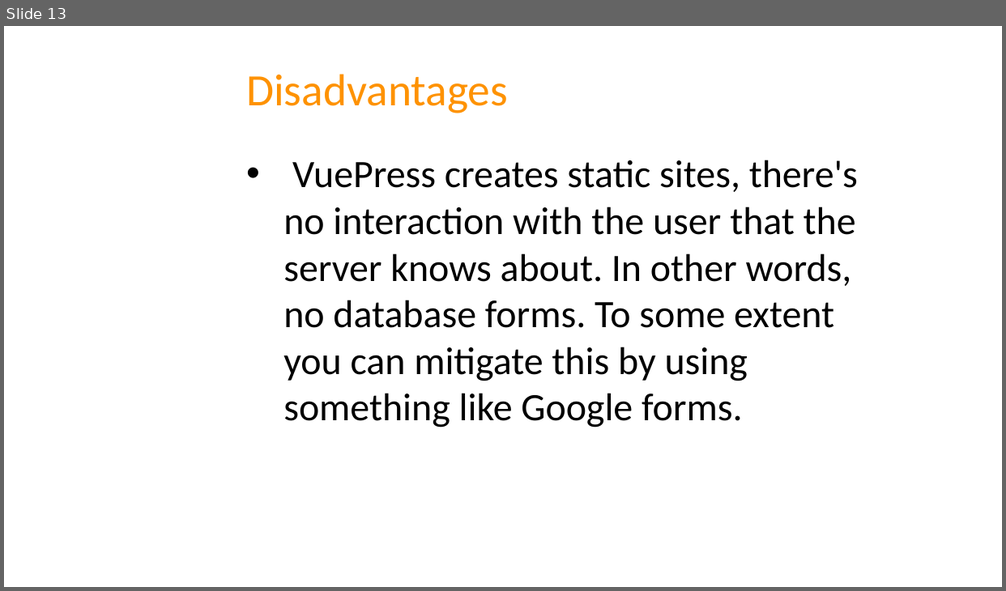
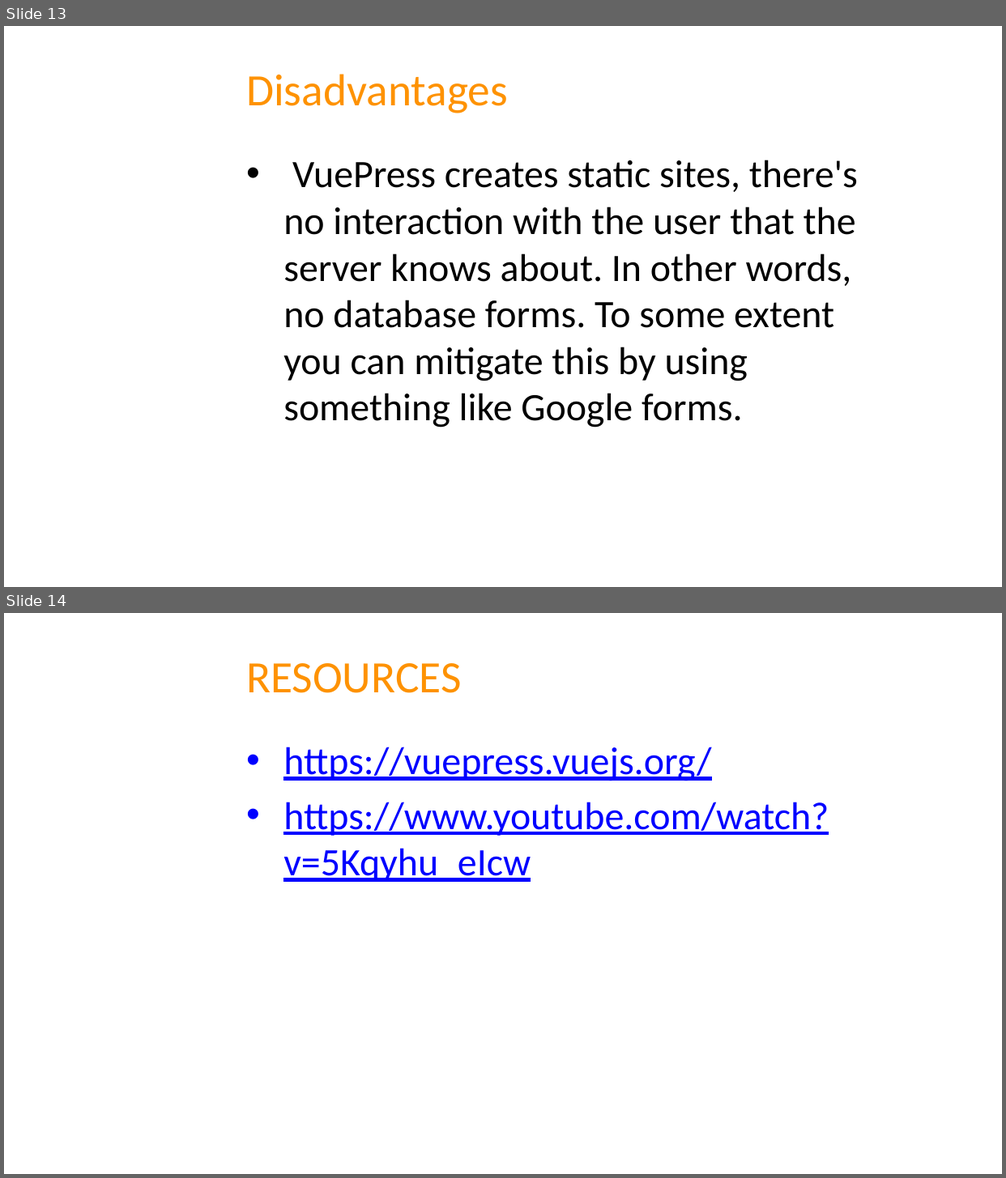
Before and after one commit to swaroopatirumalareddy/vuepress, a slide deck: workshop.pptx. Shown one above the other, each under a label of ours: slide 13 before the commit, slides 13 and 14 after it. The pictures are 1006x591 and 1006x1178 pixels, drawn with LibreOffice and Linux fonts; fonts in the diff are those of the drawing; background and template pictures are left out. Boxes give left, top, right and bottom in pixels: in the first picture for what was removed or moved away, otherwise in the second. Text is boxed around its words. In the diff, an @@ line names an element or a change of style, - is before the commit and + after.

Commit message:
ADDED TEXT

```diff
--- a/workshop.pptx
+++ b/workshop.pptx
@@ slide 14 added at [4, 613, 1002, 1174], background picture (left out) @@
@@ title added at [246, 663, 462, 693], 32.4 pt, text #FE9202 @@
+RESOURCES
@@ text added at [283, 747, 829, 882], 28 pt, text #0000FF, underline @@
+• https://vuepress.vuejs.org/
+• https://www.youtube.com/watch?v=5Kqyhu_eIcw
```
Also in this commit, not shown: 3 slides changed, 1 other slide added.
